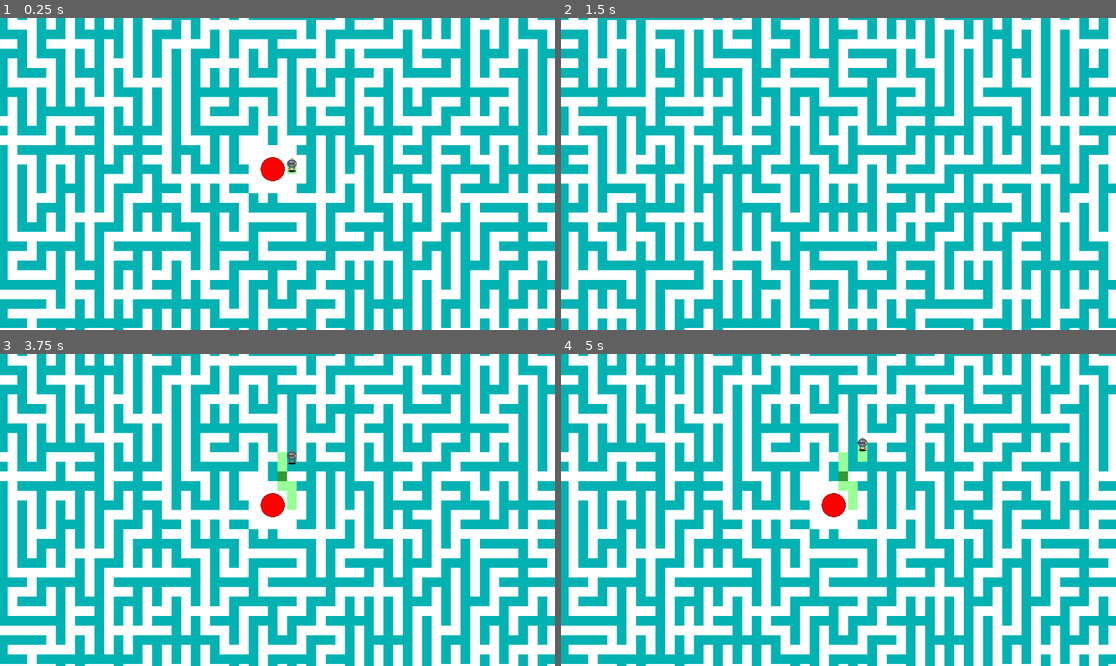
Above: before the commit, frames 1-4 (two rows, left to right).
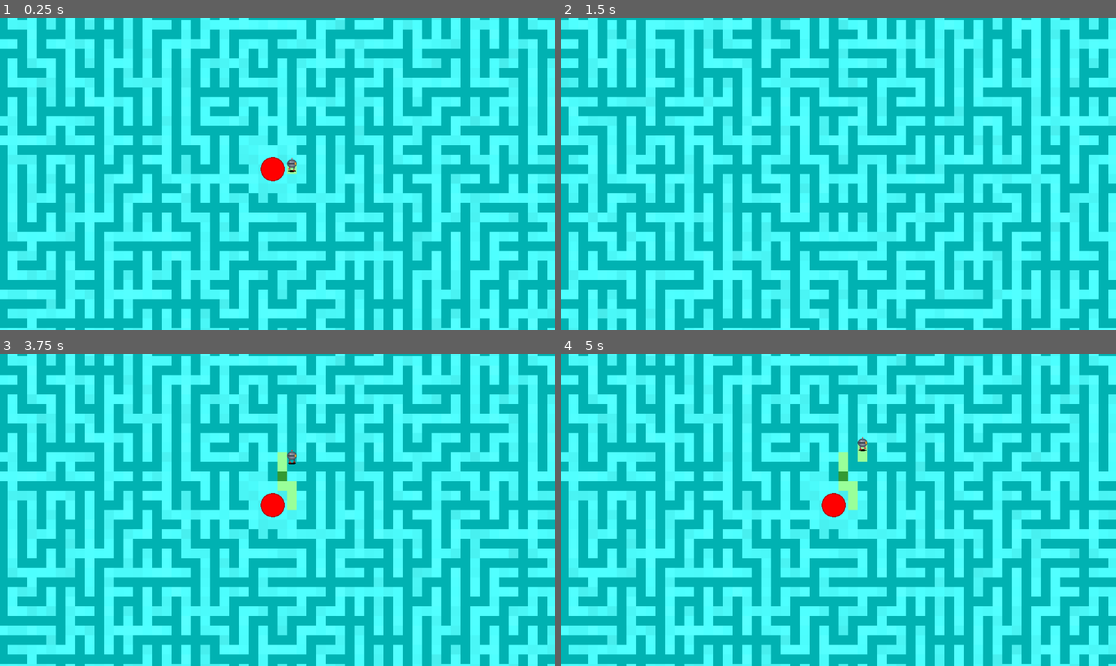
Above: after the commit, the same moments.

Repository: Onheiron/robottini-in-un-labirinto-pazzeschissimo
Game: Godot game, scene res://main.tscn
The game is run twice, just before and just after one commit, with the same random seed, the same clock (stepped at 60 frames per second) and the same inputs.
Inputs (mouse positions are in pixels of both pictures, inside the frame that each line leads up to):
- Up to frame 1 (0.25 s): no input
- Up to frame 2 (1.5 s): move the mouse to (960, 158) at 0.52 s; hold Right (ui_right) 0.53-1.25 s; click (960, 158) at 0.67 s; tap Enter at 1.25 s; drag from (727, 189) to (810, 236) at 1.27 s
- Up to frame 3 (3.75 s): tap Space at 2, 3.5 s; move the mouse to (333, 441) at 2.02 s; hold Right (ui_right) 2.03-2.75 s; tap Enter at 2.75 s; drag from (249, 572) to (111, 463) at 2.77 s; move the mouse to (444, 556) at 3.52 s; hold Left (ui_left) from 3.53 s (still down)
- Up to frame 4 (5 s): release Left (ui_left) at 4.25 s; drag from (672, 463) to (755, 432) at 4.27 s

The runs differ from the first frame. In frame 1, 52% of the frame differs, in the area x 0-100%, y 0-100%; in frame 2, 52%; in frame 3, 52%; in frame 4, 51%.

Commit message:
biome ground

Diff:
--- a/main.tscn
+++ b/main.tscn
@@ -9,9 +9,3 @@
 
 [node name="MazeGenerator" type="Node2D" parent="."]
 script = ExtResource("1_1x2y3")
-maze_width = null
-maze_height = null
-cell_size = null
-seed_value = null
-meta_maze_size = null
-robot_behavior = null
--- a/scripts/biome_manager.gd
+++ b/scripts/biome_manager.gd
@@ -5,12 +5,26 @@
 var game_seed: int
 var biome_grid: Array = []  # 100x100 grid, each cell = {biome_id: percentage}
 var grid_size: int = 100
+var noise: FastNoiseLite  # Noise per confini biomi
+var tile_noise: FastNoiseLite  # Noise per tile del pavimento
 
 func _init(_seed: int = 0):
 	if _seed == 0:
 		game_seed = Time.get_ticks_msec()
 	else:
 		game_seed = _seed
+
+	# Inizializza noise per confini biomi
+	noise = FastNoiseLite.new()
+	noise.seed = game_seed
+	noise.frequency = 0.05  # Variazioni smooth sui confini
+	noise.noise_type = FastNoiseLite.TYPE_PERLIN
+
+	# Inizializza noise per variazioni tile pavimento
+	tile_noise = FastNoiseLite.new()
+	tile_noise.seed = game_seed + 1000
+	tile_noise.frequency = 0.3  # Variazioni più fini per ogni tile
+	tile_noise.noise_type = FastNoiseLite.TYPE_SIMPLEX
 
 	_select_biomes()
 	_initialize_grid()
@@ -67,7 +81,12 @@
 					break
 				else:
 					# Use inverse distance as influence
-					influences[biome.id] = 1.0 / (distance + 1.0)
+					var base_influence = 1.0 / (distance + 1.0)
+					# Apply noise to make boundaries less rigid
+					var noise_value = noise.get_noise_2d(x, y)
+					# Noise is -1 to 1, normalize to 0.5 to 1.5 multiplier
+					var noise_multiplier = 1.0 + noise_value * 0.5
+					influences[biome.id] = base_influence * noise_multiplier
 
 			# Normalize influences to percentages
 			var total_influence = 0.0
@@ -126,3 +145,76 @@
 				break
 
 	return result_color
+
+func get_tile_color(cell_x: int, cell_y: int, tile_x: int, tile_y: int) -> Color:
+	## Returns color for a specific tile with noise variation
+	## cell_x, cell_y: global cell coordinates (0-99)
+	## tile_x, tile_y: tile coordinates within the cell
+
+	var biomes = get_cell_biomes(cell_x, cell_y)
+	if biomes.is_empty():
+		return Color.WHITE
+
+	# Coordinate globali della tile per il noise
+	var global_tile_x = cell_x * 100 + tile_x
+	var global_tile_y = cell_y * 100 + tile_y
+
+	# Determina quale bioma usare per questa tile se ci sono mix
+	var base_color: Color
+	if biomes.size() == 1:
+		# Solo un bioma, usa quello
+		var biome_id = biomes.keys()[0]
+		for biome in active_biomes:
+			if biome.id == biome_id:
+				base_color = biome.color
+				break
+	else:
+		# Mix di biomi: usa noise solo se ci sono almeno 2 biomi significativi (>15%)
+		var significant_biomes = []
+		for biome_id in biomes.keys():
+			if biomes[biome_id] > 0.15:
+				significant_biomes.append({"id": biome_id, "percentage": biomes[biome_id]})
+
+		if significant_biomes.size() > 1:
+			# Usa noise per transizioni organiche tra biomi significativi
+			var mix_noise = noise.get_noise_2d(global_tile_x * 0.05, global_tile_y * 0.05)
+			# Normalizza noise a 0-1
+			var mix_value = (mix_noise + 1.0) / 2.0
+
+			# Mappa mix_value alle percentuali dei biomi significativi
+			var accumulated = 0.0
+			for biome_data in significant_biomes:
+				accumulated += biome_data["percentage"]
+				if mix_value * significant_biomes.reduce(func(sum, b): return sum + b["percentage"], 0.0) <= accumulated:
+					for biome in active_biomes:
+						if biome.id == biome_data["id"]:
+							base_color = biome.color
+							break
+					break
+		else:
+			# Un solo bioma significativo, usa quello dominante
+			var dominant_id = ""
+			var max_percentage = 0.0
+			for biome_id in biomes.keys():
+				if biomes[biome_id] > max_percentage:
+					max_percentage = biomes[biome_id]
+					dominant_id = biome_id
+
+			for biome in active_biomes:
+				if biome.id == dominant_id:
+					base_color = biome.color
+					break
+
+	# Applica variazione di luminosità con tile_noise
+	var brightness_noise = tile_noise.get_noise_2d(global_tile_x, global_tile_y)
+	# brightness_noise è -1 a 1, normalizza a -0.1 a +0.1 per variazioni sottili
+	var brightness_variation = brightness_noise * 0.1
+
+	# Schiarisci leggermente il colore base e applica variazione
+	var final_color = base_color.lightened(0.3)
+	if brightness_variation > 0:
+		final_color = final_color.lightened(brightness_variation)
+	else:
+		final_color = final_color.darkened(-brightness_variation)
+
+	return final_color
--- a/scripts/maze_generator.gd
+++ b/scripts/maze_generator.gd
@@ -488,12 +488,15 @@
 			# Colora diversamente le tile visitate dal robot
 			var color: Color
 			if cell_type == MazeBuilder.CellType.WALL:
-				# Muri: usa colore del bioma
+				# Muri: usa colore del bioma scurito
 				color = biome_color.darkened(0.3)
 			else:
-				# Verifica se la tile è stata visitata
+				# Pavimento: usa noise per variare luminosità e mix di biomi
+				var tile_color = biome_manager.get_tile_color(global_x, global_y, x, y)
+
+				# Verifica se la tile è stata visitata e sovrascrivi con verde chiaro
 				var is_visited = world_state.is_tile_visited(current_meta_cell_x, current_meta_cell_y, current_cell_x, current_cell_y, x, y)
-				color = Color(0.6, 1.0, 0.6) if is_visited else Color.WHITE  # Verde chiaro vs bianco
+				color = Color(0.6, 1.0, 0.6) if is_visited else tile_color
 
 			var rect = Rect2(x * cell_size, y * cell_size, cell_size, cell_size)
 			draw_rect(rect, color)
